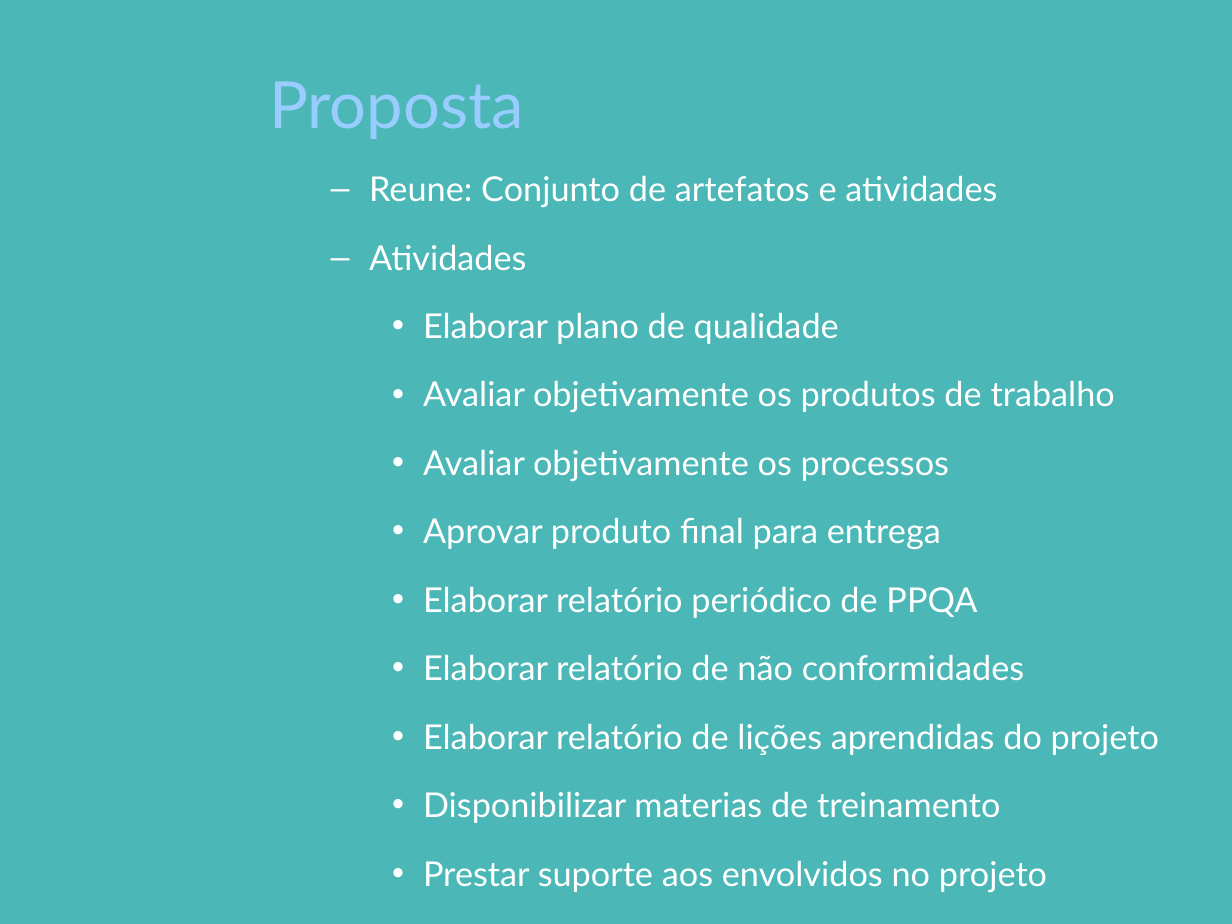
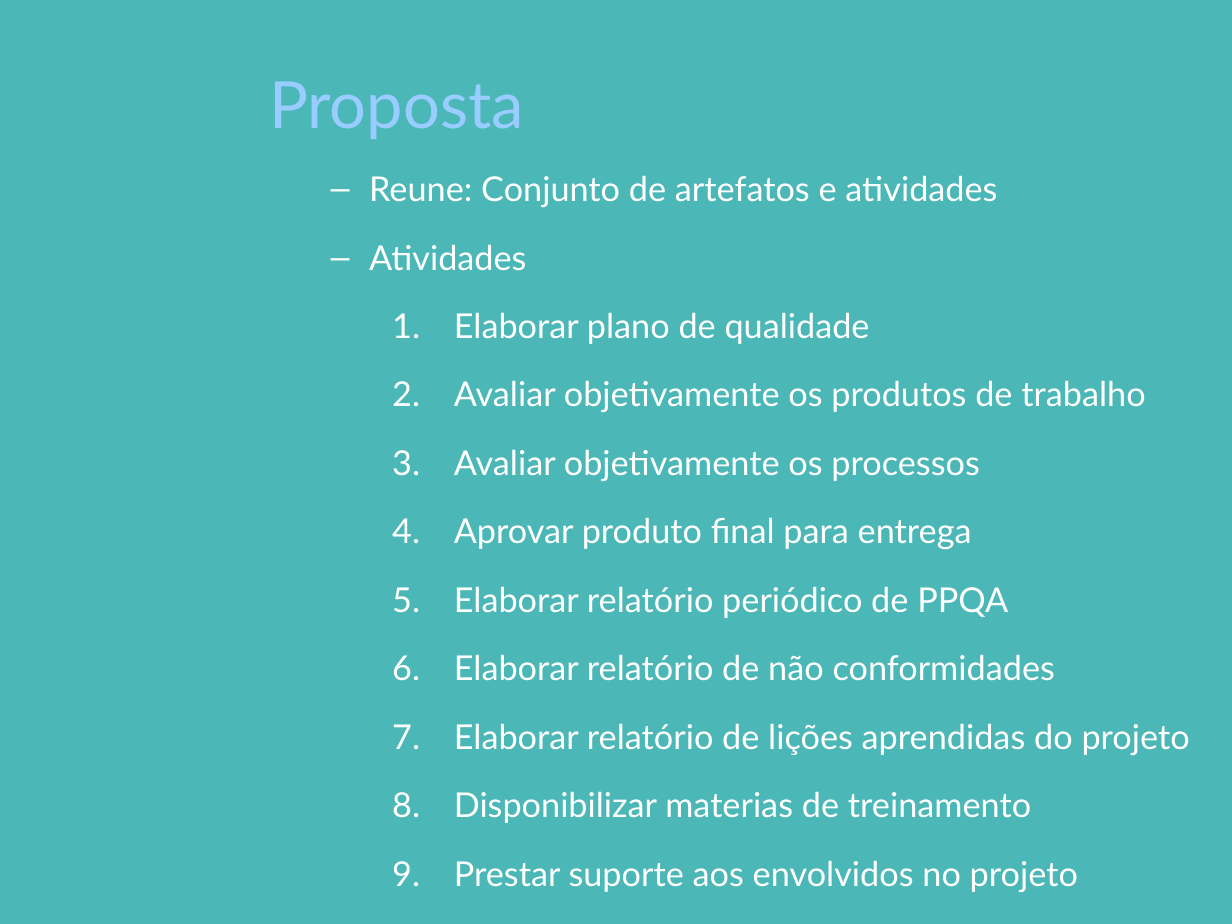
Before and after one commit to pddnew/monografia, a slide deck: slide 20 of presentation/presentation_1.0.0.pptx. Drawn at 1232x924 pixels with LibreOffice and Linux fonts; fonts in the diff are those of the drawing; background and template pictures are left out. Boxes give left, top, right and bottom in pixels: in the first picture for what was removed or moved away, otherwise in the second. Text is boxed around its words. In the diff, an @@ line names an element or a change of style, - is before the commit and + after.

```diff
--- a/presentation/presentation_1.0.0.pptx
+++ b/presentation/presentation_1.0.0.pptx
@@ text at <box>454,312,1190,892</box>: bullet • to 1. @@
```
Also in this commit, not shown: 2 other slides changed, 4 slides added, 7 other files.
